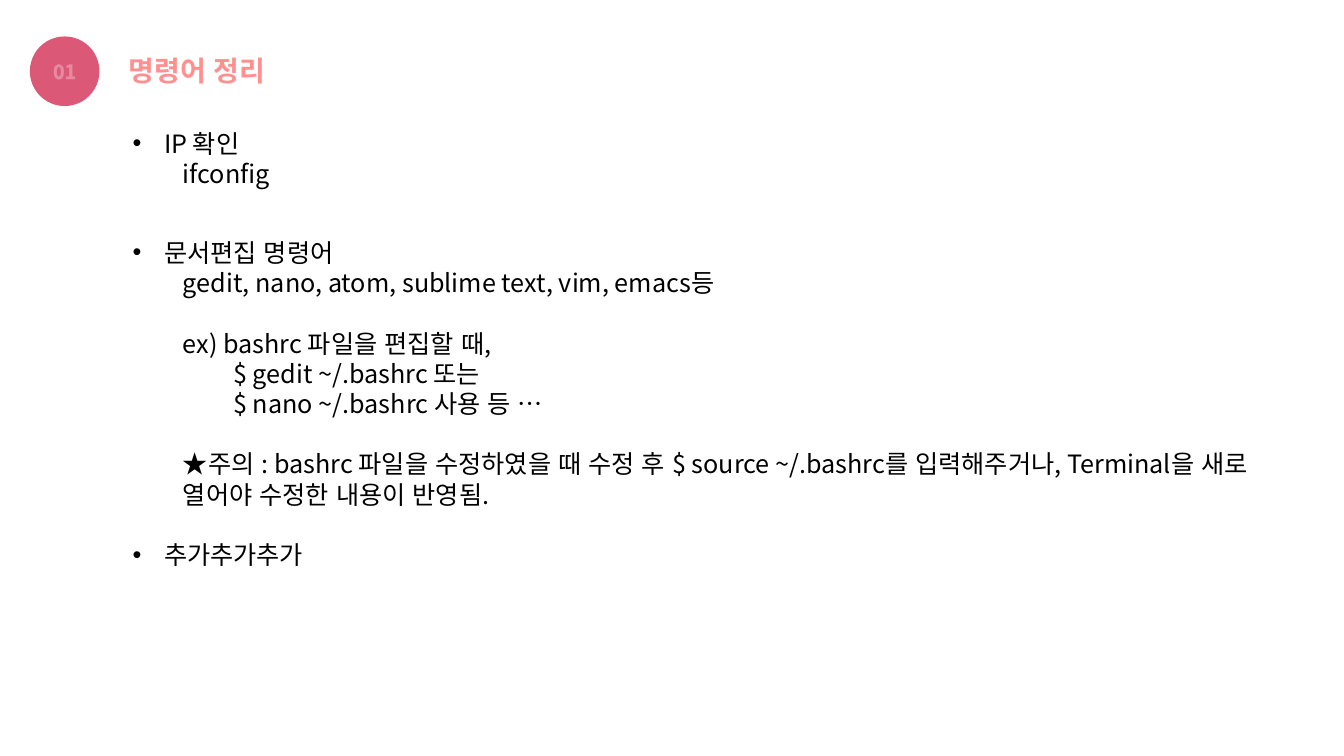
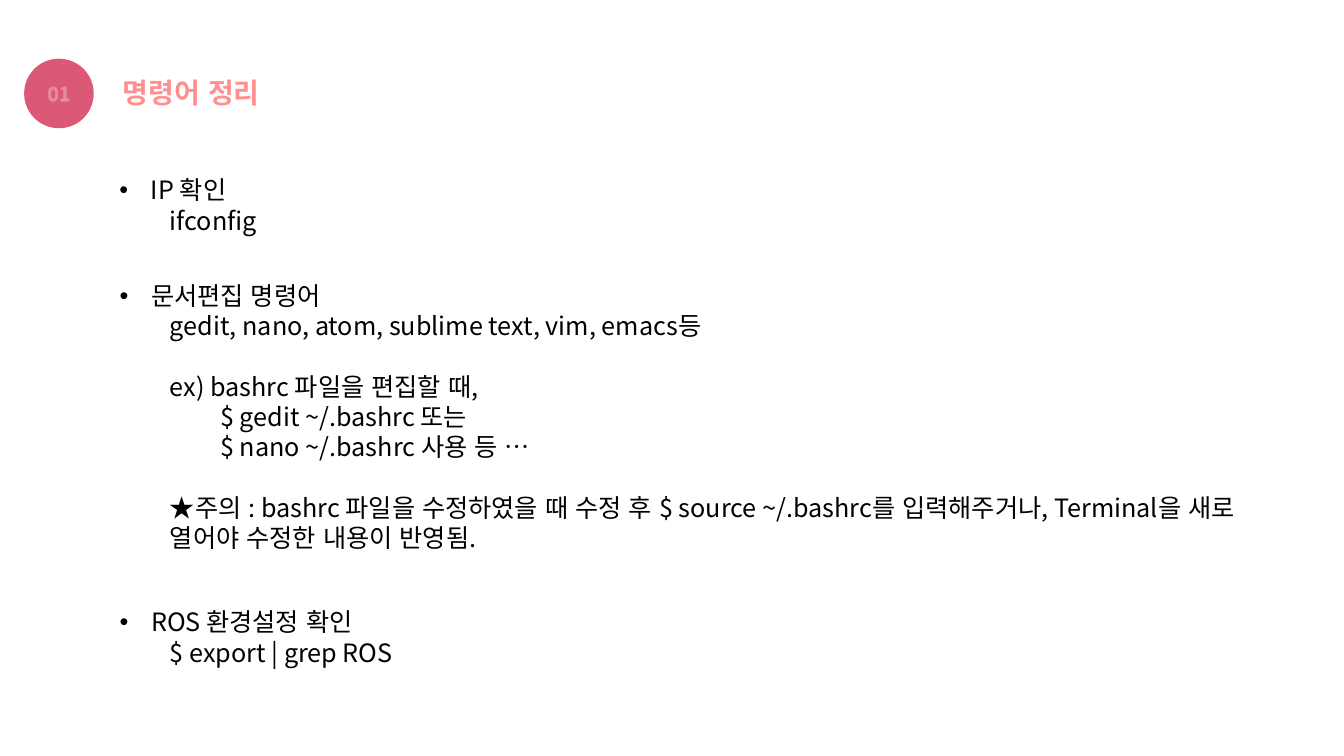
Before and after one commit to choeunyoung0208/silverzero, a slide deck: slide 2 of Turtlebot/Ubuntu & ROS.pptx. Drawn at 1344x756 pixels with LibreOffice and Linux fonts; fonts in the diff are those of the drawing. Boxes give left, top, right and bottom in pixels: in the first picture for what was removed or moved away, otherwise in the second. Text is boxed around its words. In the diff, an @@ line names an element or a change of style, - is before the commit and + after.

```diff
--- a/Turtlebot/Ubuntu & ROS.pptx
+++ b/Turtlebot/Ubuntu & ROS.pptx
@@ ellipse "01" moved from (x1=30, y1=36, x2=100, y2=106) to (x1=24, y1=58, x2=94, y2=128) @@
@@ text "명령어 정리" moved from (x1=128, y1=57, x2=266, y2=84) to (x1=123, y1=79, x2=260, y2=106) @@
@@ text "IP 확인" moved from (x1=164, y1=132, x2=270, y2=189) to (x1=151, y1=178, x2=257, y2=236) @@
@@ text "문서편집 명령어" moved from (x1=164, y1=241, x2=1247, y2=506) to (x1=151, y1=284, x2=1234, y2=549) @@
@@ text at (x1=151, y1=610, x2=393, y2=668): text changed @@
-• 추가추가추가
+• ROS 환경설정 확인
+  $ export | grep ROS
```
Also in this commit, not shown: 2 slides added.
